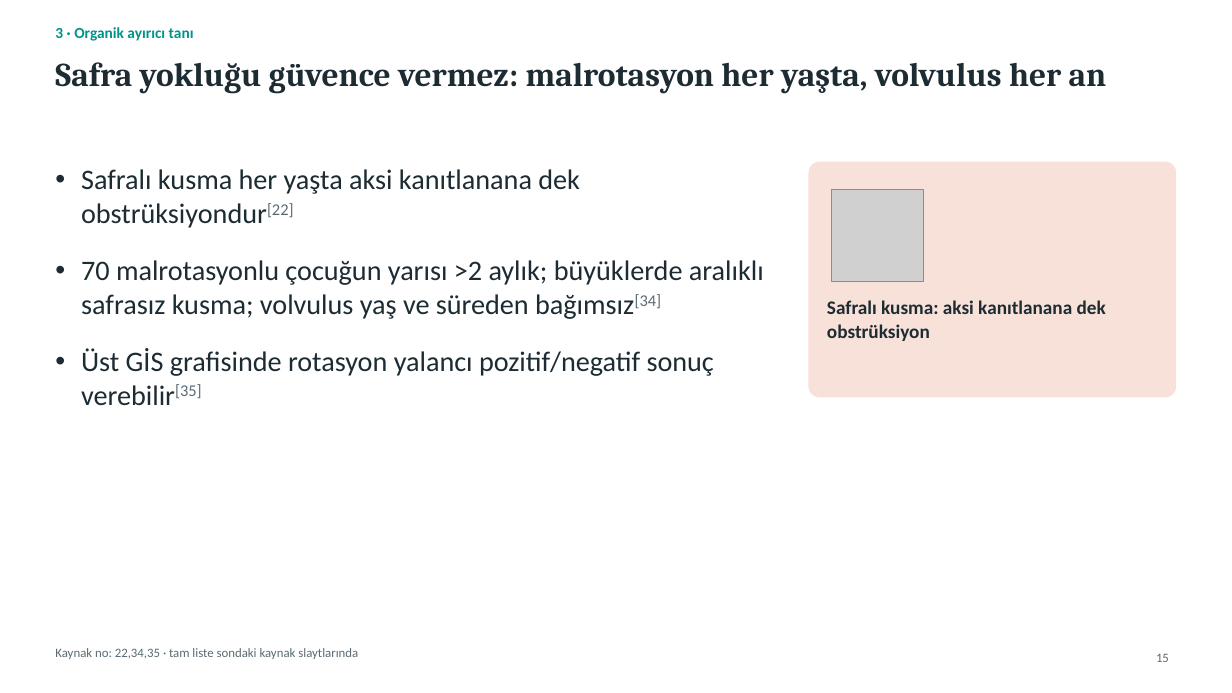
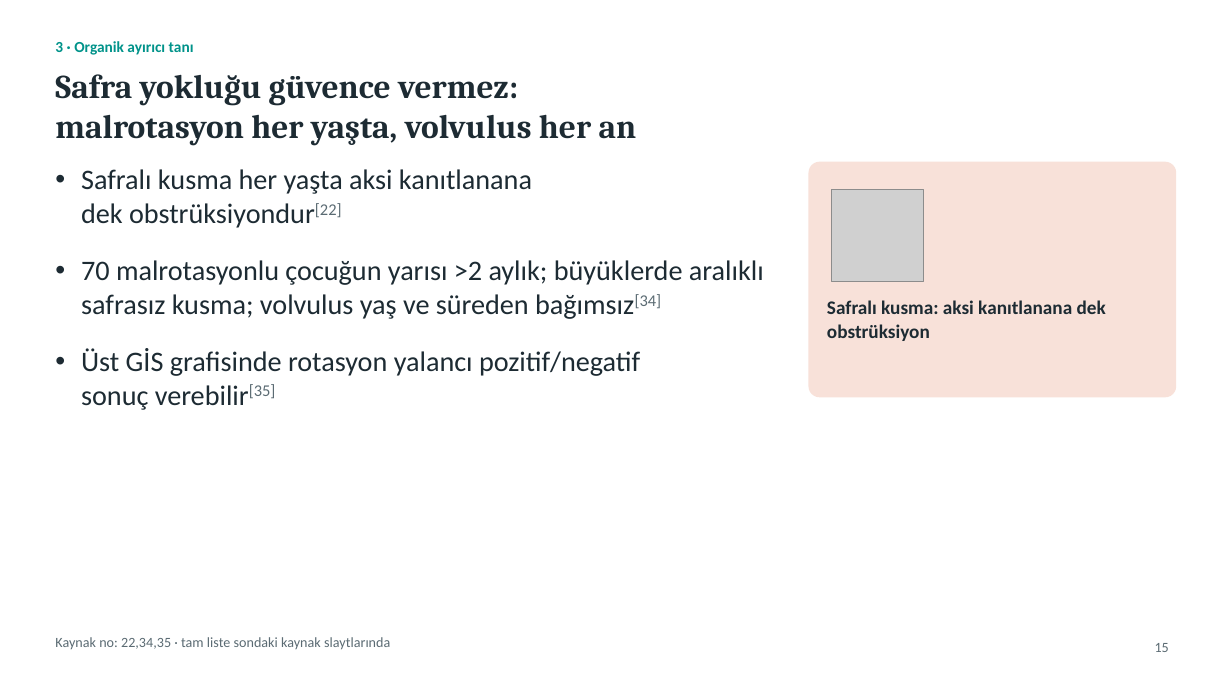
Before and after one commit to gokhanbirsen1992-sketch/sunu-, a slide deck: slide 15 of Sunum_KronikKusma/output/KronikKusmaYaklasim.pptx. Drawn at 1232x693 pixels with LibreOffice and Linux fonts; fonts in the diff are those of the drawing; grey boxes stand for pictures. Boxes give left, top, right and bottom in pixels: in the first picture for what was removed or moved away, otherwise in the second. Text is boxed around its words. In the diff, an @@ line names an element or a change of style, - is before the commit and + after.

```diff
--- a/Sunum_KronikKusma/output/KronikKusmaYaklasim.pptx
+++ b/Sunum_KronikKusma/output/KronikKusmaYaklasim.pptx
@@ text "3 · Organik ayırıcı tanı": place and size @@
-text "3 · Organik ayırıcı tanı" at [55,27,194,41]
+text "3 · Organik ayırıcı tanı" at [55,41,194,55]
@@ title at [55,74,637,145]: text changed @@
-Safra yokluğu güvence vermez: malrotasyon her yaşta, volvulus her an
+Safra yokluğu güvence vermez:
+malrotasyon her yaşta, volvulus her an
@@ text "Safralı kusma her yaşta aksi ..." rewrapped from [81,169,764,405] to [81,169,764,410] @@
@@ text "Kaynak no: 22,34,35 · tam ...": place and size @@
-text "Kaynak no: 22,34,35 · tam ..." at [55,648,358,659]
+text "Kaynak no: 22,34,35 · tam ..." at [55,637,390,649]
@@ text "Kaynak no: 22,34,35 · tam ..." at [55,637,390,649]: size 10 to 11 pt @@
@@ page number: place and size @@
-page number at [1156,654,1169,662]
+page number at [1155,643,1169,652]
@@ page number at [1155,643,1169,652]: size 10 to 11 pt @@
```
Also in this commit, not shown: 46 other slides changed, 9 other files.
